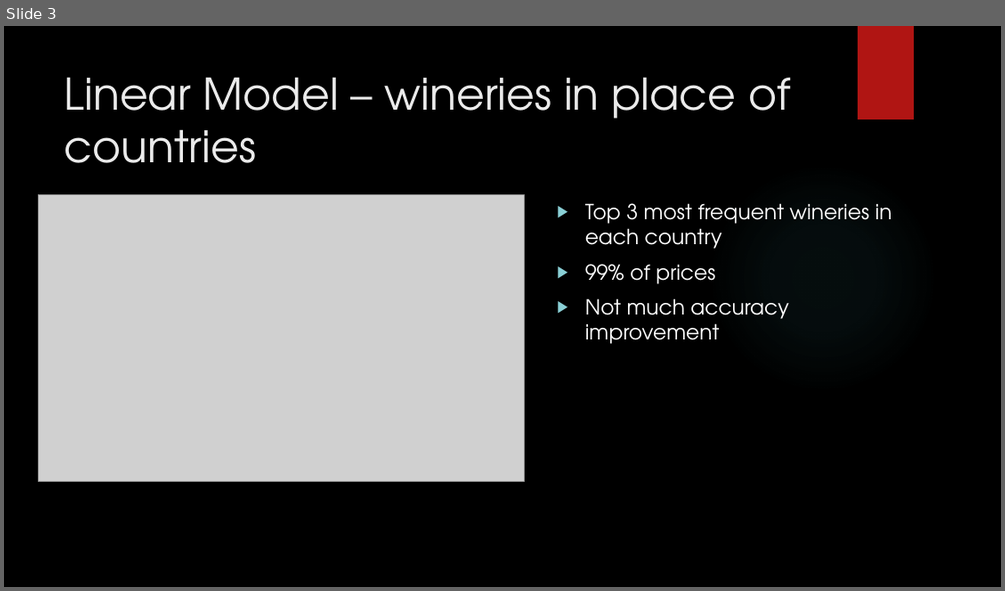
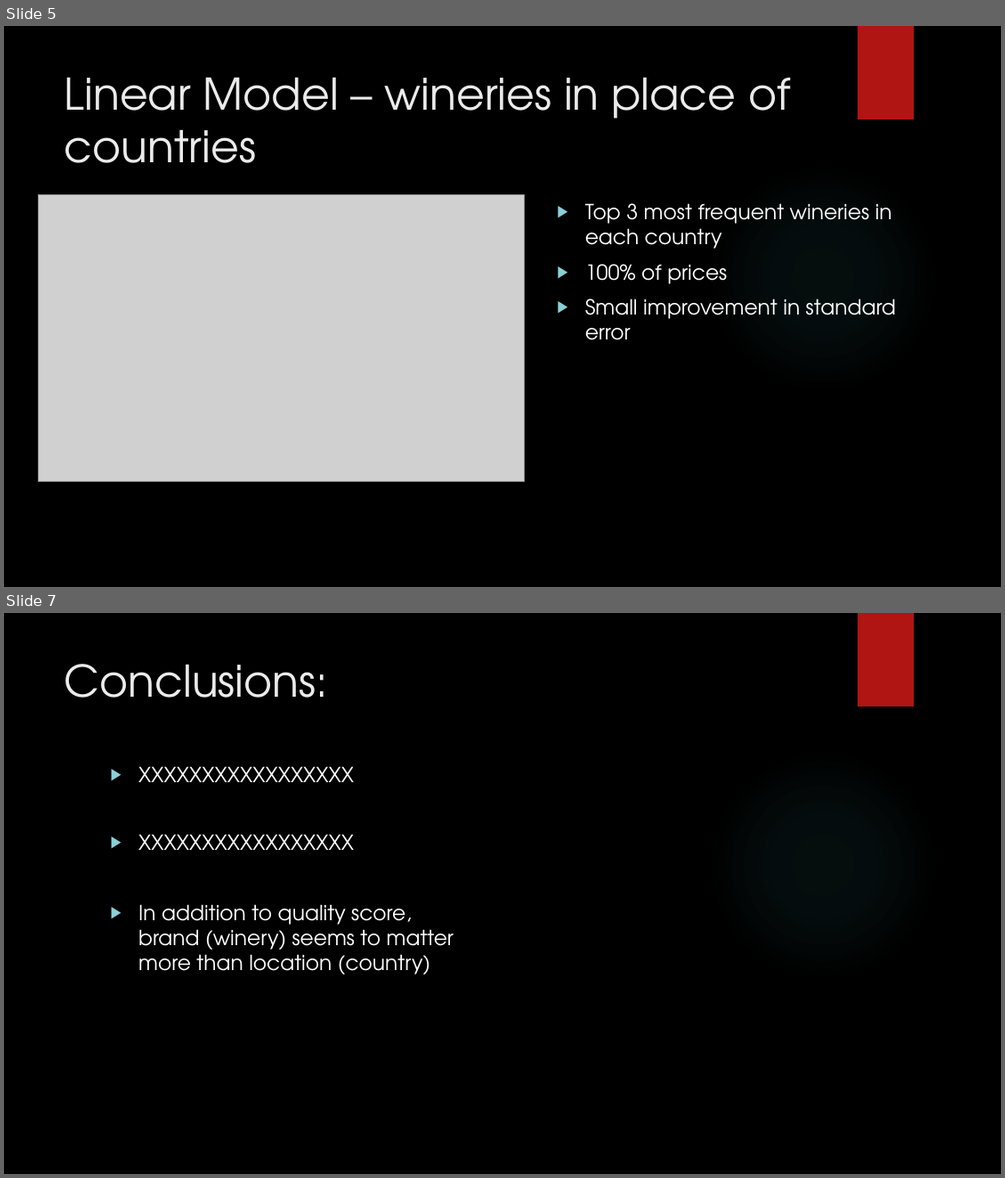
Before and after one commit to chengh8/Final-Project, a slide deck: Presentation/Price_presentation.pptx. Shown one above the other, each under a label of ours: slide 3 before the commit, slides 5 and 7 after it; the slides between them are not shown. The pictures are 1005x591 and 1005x1178 pixels, drawn with LibreOffice and Linux fonts; fonts in the diff are those of the drawing; grey boxes stand for pictures; background and template pictures are left out. Boxes give left, top, right and bottom in pixels: in the first picture for what was removed or moved away, otherwise in the second. Text is boxed around its words. In the diff, an @@ line names an element or a change of style, - is before the commit and + after.

```diff
--- a/Presentation/Price_presentation.pptx
+++ b/Presentation/Price_presentation.pptx
@@ slide 7 added at bbox=[4, 613, 1001, 1174], background picture (left out); not listed: 2 template elements that a slide beside it also shows @@
@@ title added at bbox=[65, 664, 329, 698], 42 pt, text #EBEBEB @@
+Conclusions:
@@ text added at bbox=[138, 766, 453, 974], 20 pt, text #FFFFFF @@
+▶ XXXXXXXXXXXXXXXXX
+▶ XXXXXXXXXXXXXXXXX
+▶ In addition to quality score, brand (winery) seems to matter more than location (country)
@@ what was slide 3 is now slide 5 @@
@@ slide 5 changed as well @@
@@ text at bbox=[585, 264, 896, 340]: text changed @@
-▶ 99% of prices
-▶ Not much accuracy improvement
+▶ 100% of prices
+▶ Small improvement in standard error
```
Also in this commit, not shown: 2 other slides changed, 3 other slides added, 1 slide removed.
